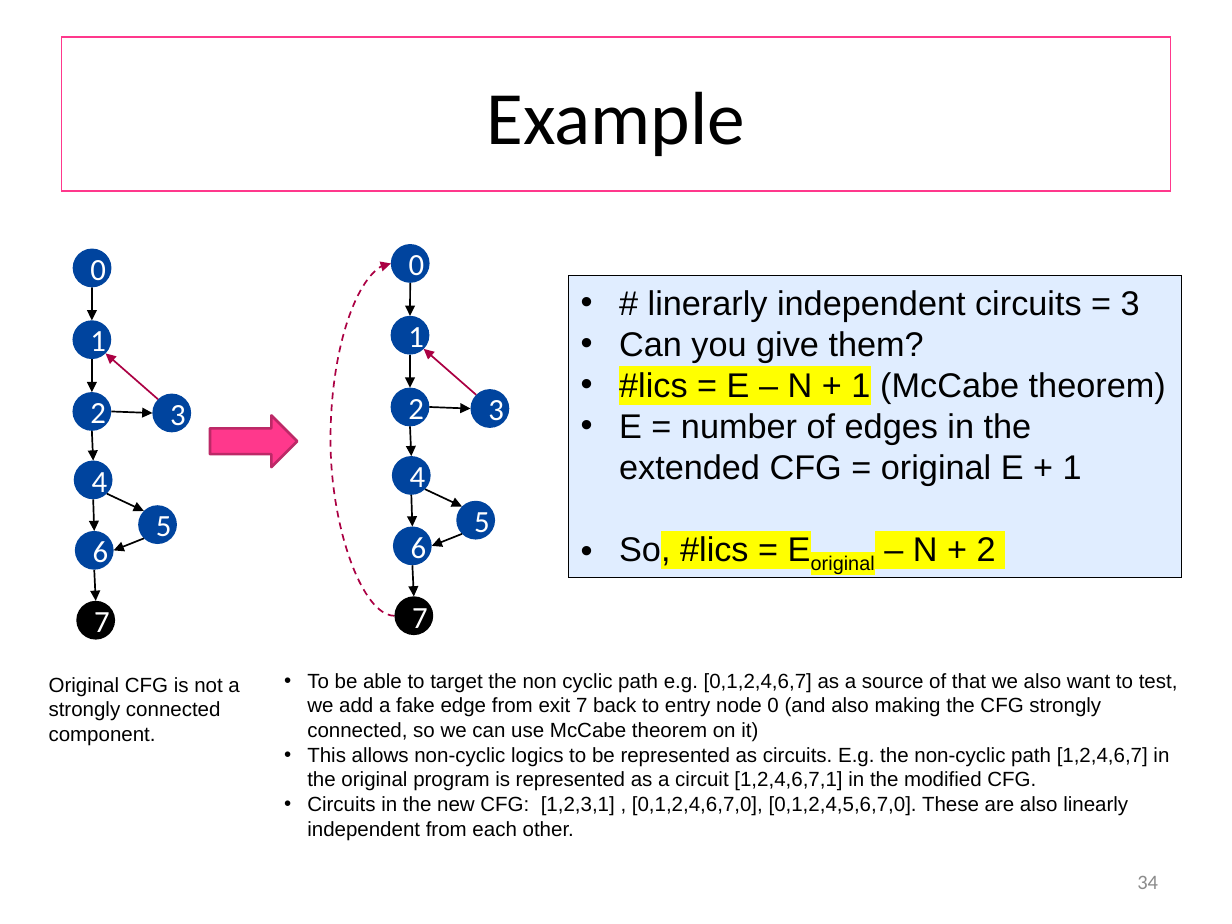
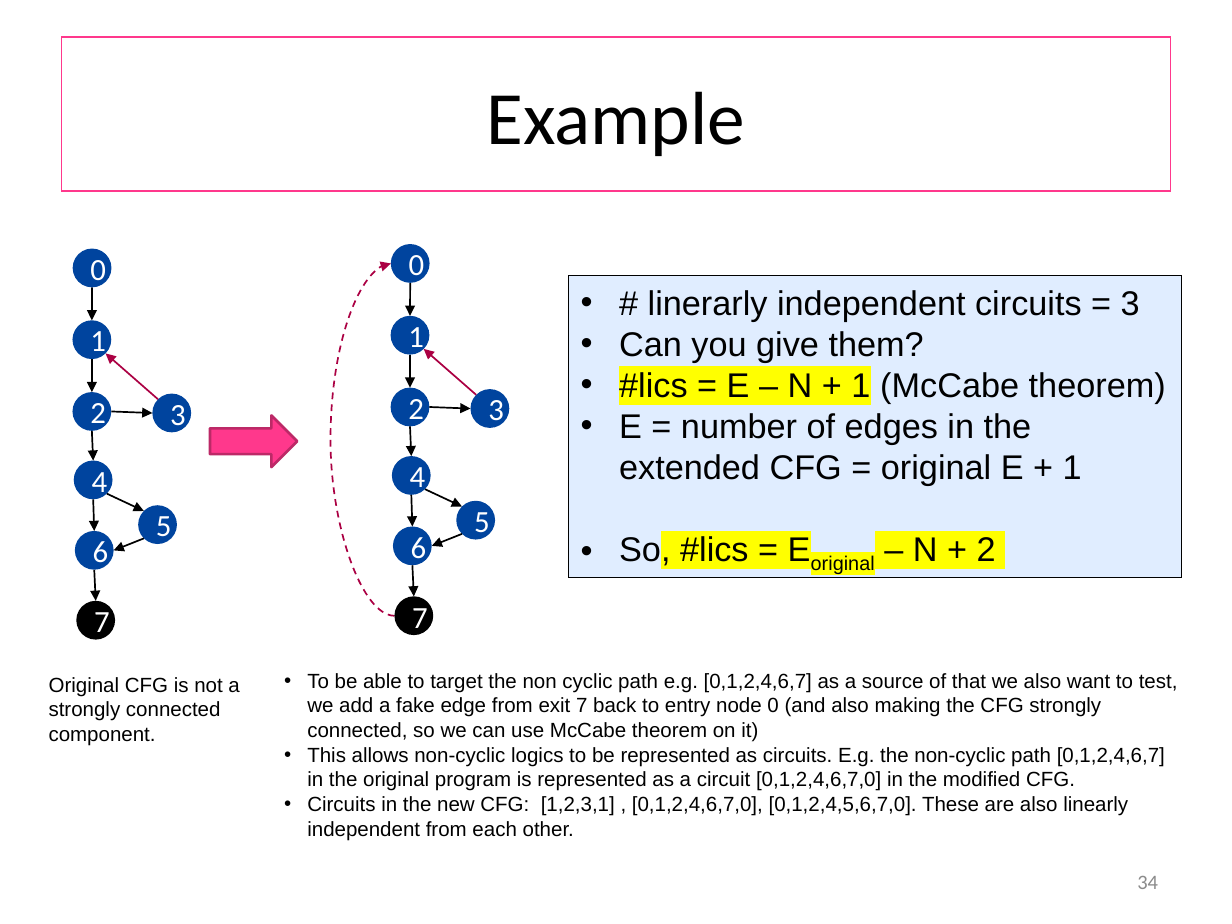
Before and after one commit to wooshrow/b3stv, a slide deck: slide 34 of slides/gbt.pptx. Drawn at 1232x924 pixels with LibreOffice and Linux fonts; fonts in the diff are those of the drawing. Boxes give left, top, right and bottom in pixels: in the first picture for what was removed or moved away, otherwise in the second. Text is boxed around its words. In the diff, an @@ line names an element or a change of style, - is before the commit and + after.

Commit message:
fix typos in slides gbt

```diff
--- a/slides/gbt.pptx
+++ b/slides/gbt.pptx
@@ text at [307, 747, 1165, 791]: text changed @@
-• This allows non-cyclic logics to be represented as circuits. E.g. the non-cyclic path [1,2,4,6,7] in the original program is represented as a circuit [1,2,4,6,7,1] in the modified CFG.
+• This allows non-cyclic logics to be represented as circuits. E.g. the non-cyclic path [0,1,2,4,6,7] in the original program is represented as a circuit [0,1,2,4,6,7,0] in the modified CFG.
```
Also in this commit, not shown: 12 other slides changed, 1 other file.
